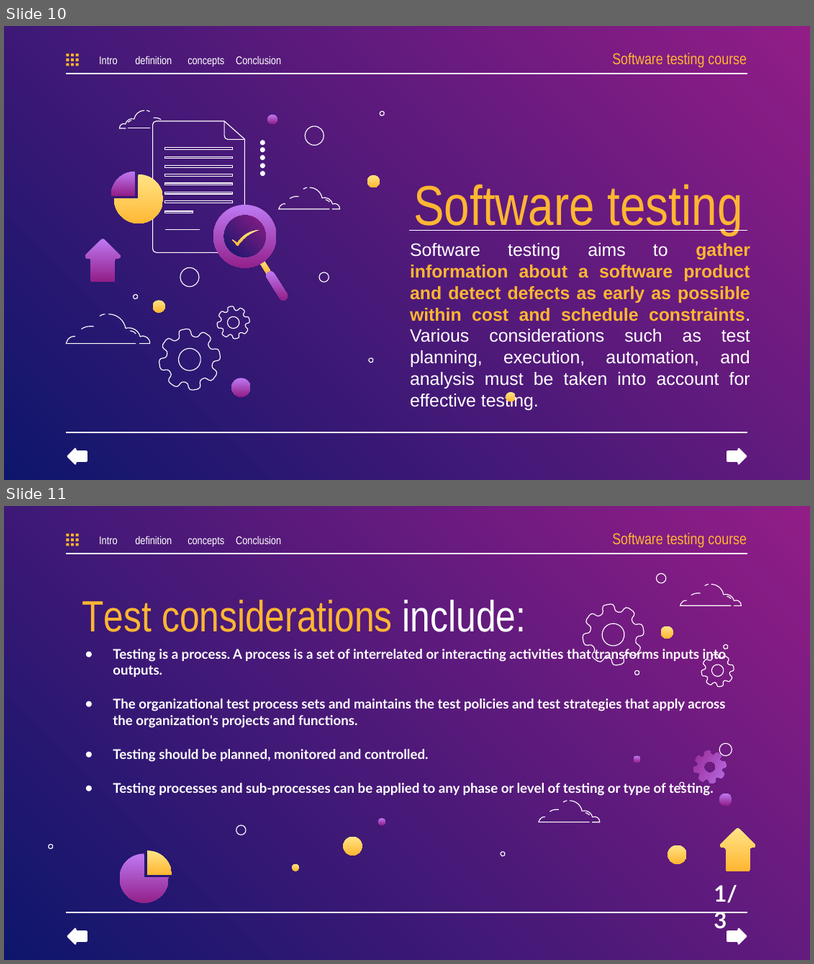
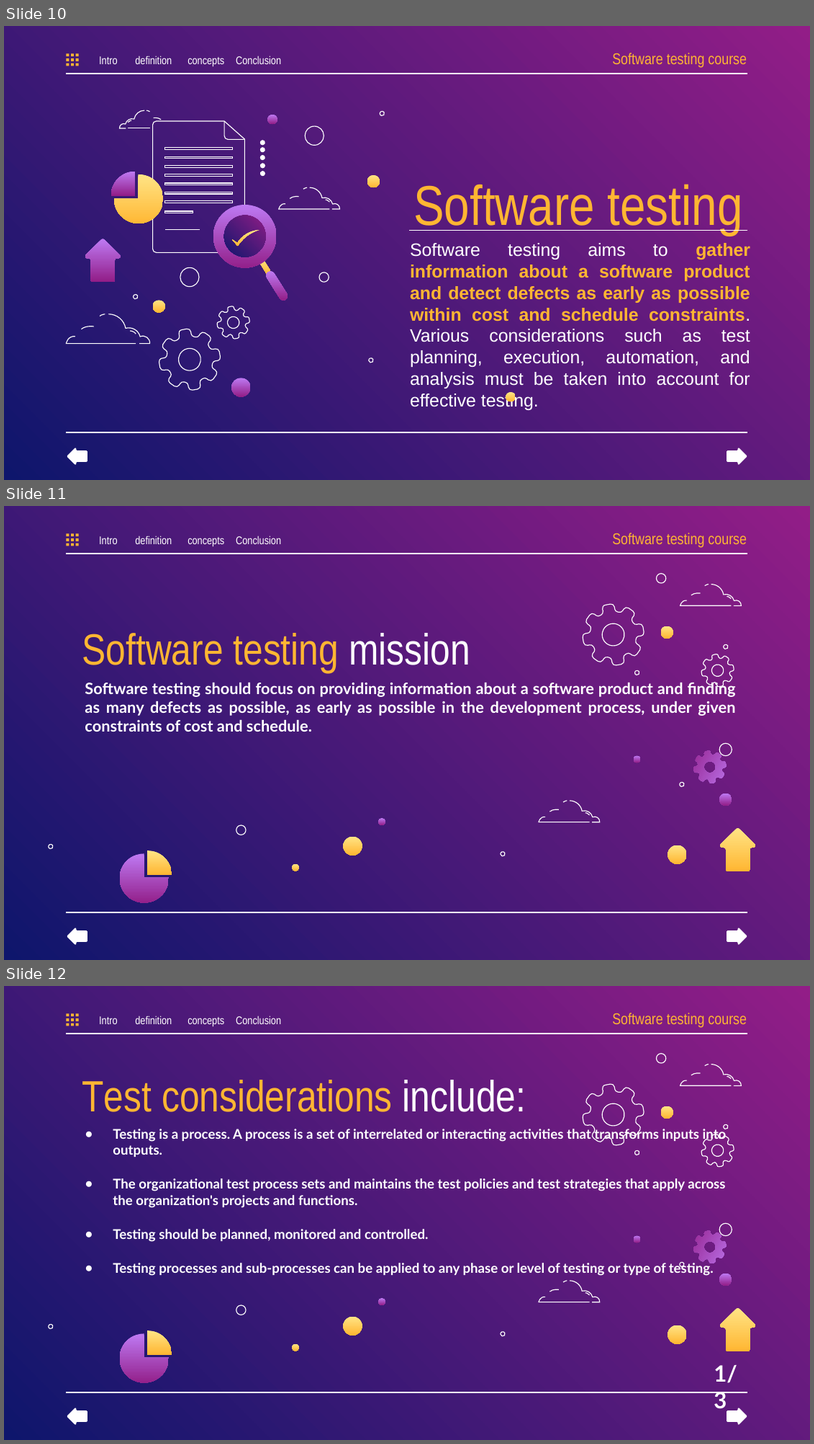
Before and after one commit to alihassanisokhtehsaraei/IEEE29119, a slide deck: project.pptx. Shown one above the other, each under a label of ours: slides 10 and 11 before the commit, slides 10, 11 and 12 after it. The pictures are 814x964 and 814x1444 pixels, drawn with LibreOffice and Linux fonts; fonts in the diff are those of the drawing. Boxes give left, top, right and bottom in pixels: in the first picture for what was removed or moved away, otherwise in the second. Text is boxed around its words. In the diff, an @@ line names an element or a change of style, - is before the commit and + after.

Commit message:
software testing mission

```diff
--- a/project.pptx
+++ b/project.pptx
@@ slide 11 added at <box>4,506,810,960</box>, background gradient #921D87 to #0E166C; not listed: 2 template elements that a slide beside it also shows @@
@@ group added at <box>66,533,78,546</box>: 9 rectangles @@
@@ text added at <box>99,536,117,544</box>, 10 pt, text #FFFFFF @@
+Intro
@@ text added at <box>135,536,172,544</box>, 10 pt, text #FFFFFF @@
+definition
@@ text added at <box>188,537,224,547</box>, 10 pt, text #FFFFFF @@
+concepts
@@ text added at <box>236,536,281,544</box>, 10 pt, text #FFFFFF @@
+Conclusion
@@ text added at <box>612,533,747,548</box>, 14 pt, text #FFB632 @@
+Software testing course
@@ freeform shape added at <box>572,592,656,677</box>, outline #FFFFFF 0.75 pt @@
@@ freeform shape added at <box>656,574,666,584</box>, outline #FFFFFF 0.75 pt @@
@@ group added at <box>681,584,742,606</box>: 5 freeform shapes @@
@@ title added at <box>82,633,471,672</box>, 39 pt, text #FFB632 @@
+Software testing mission
@@ freeform shape added at <box>661,626,674,638</box>, fill gradient #FFE485 to #FFB632 @@
@@ freeform shape added at <box>696,648,741,693</box>, outline #FFFFFF 0.75 pt @@
@@ freeform shape added at <box>723,644,730,651</box>, outline #FFFFFF 0.75 pt @@
@@ freeform shape added at <box>633,669,641,677</box>, outline #FFFFFF 0.75 pt @@
@@ subtitle added at <box>85,680,736,731</box>, 14 pt, text #FFFFFF, bold @@
+Software testing should focus on providing information about a software product and finding as many defects as possible, as early as possible in the development process, under given constraints of cost and schedule.
@@ freeform shape added at <box>720,743,732,755</box>, outline #FFFFFF 0.75 pt @@
@@ freeform shape added at <box>634,755,641,762</box>, fill gradient #BE7AF3 to #921D87 @@
@@ freeform shape added at <box>688,744,732,789</box>, fill gradient #BE7AF3 to #921D87 @@
@@ freeform shape added at <box>679,781,687,788</box>, outline #FFFFFF 0.75 pt @@
@@ freeform shape added at <box>720,793,732,806</box>, fill gradient #BE7AF3 to #921D87 @@
@@ freeform shape added at <box>237,826,246,835</box>, outline #FFFFFF 0.75 pt @@
@@ freeform shape added at <box>378,818,386,826</box>, fill gradient #BE7AF3 to #921D87 @@
@@ group added at <box>539,800,601,822</box>: 5 freeform shapes @@
@@ freeform shape added at <box>720,828,757,871</box>, fill gradient #FFE485 to #FFB632 @@
@@ freeform shape added at <box>47,843,55,851</box>, outline #FFFFFF 0.75 pt @@
@@ freeform shape added at <box>147,850,172,875</box>, fill gradient #FFE485 to #FFB632 @@
@@ freeform shape added at <box>344,836,362,855</box>, fill gradient #FFE485 to #FFB632 @@
@@ freeform shape added at <box>499,851,507,859</box>, outline #FFFFFF 0.75 pt @@
@@ freeform shape added at <box>669,844,687,863</box>, fill gradient #FFE485 to #FFB632 @@
@@ freeform shape added at <box>118,854,168,904</box>, fill gradient #BE7AF3 to #921D87 @@
@@ freeform shape added at <box>292,863,299,870</box>, fill gradient #FFE485 to #FFB632 @@
@@ freeform shape added at <box>67,926,88,944</box>, fill #FFFFFF @@
@@ freeform shape added at <box>727,926,747,944</box>, fill #FFFFFF @@
@@ what was slide 11 is now slide 12 @@
```
